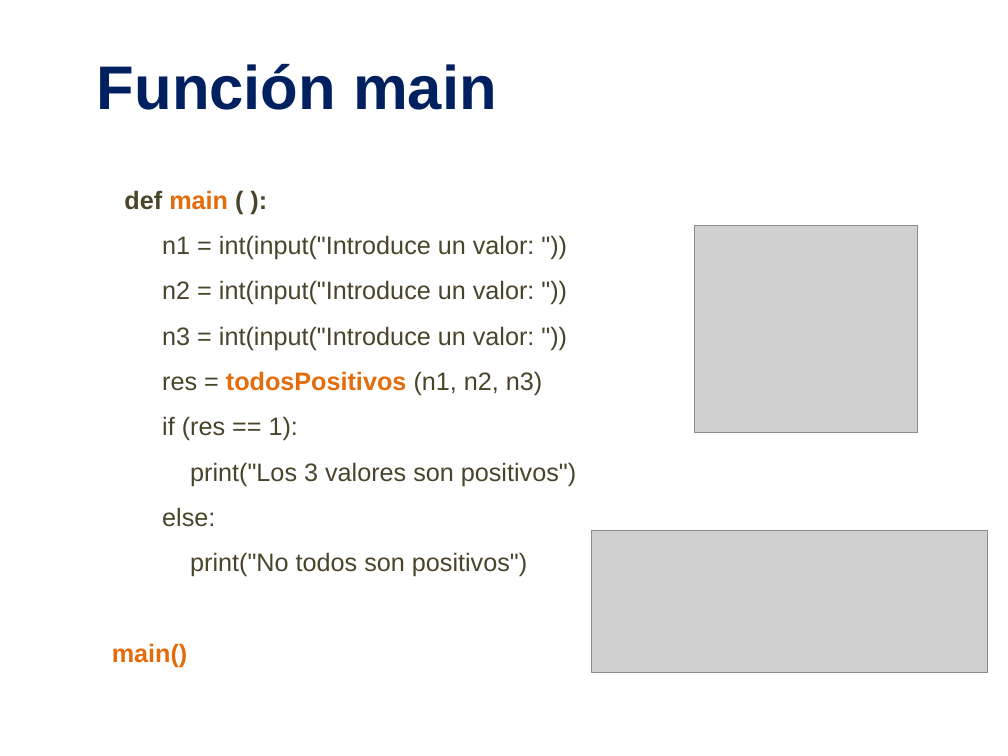
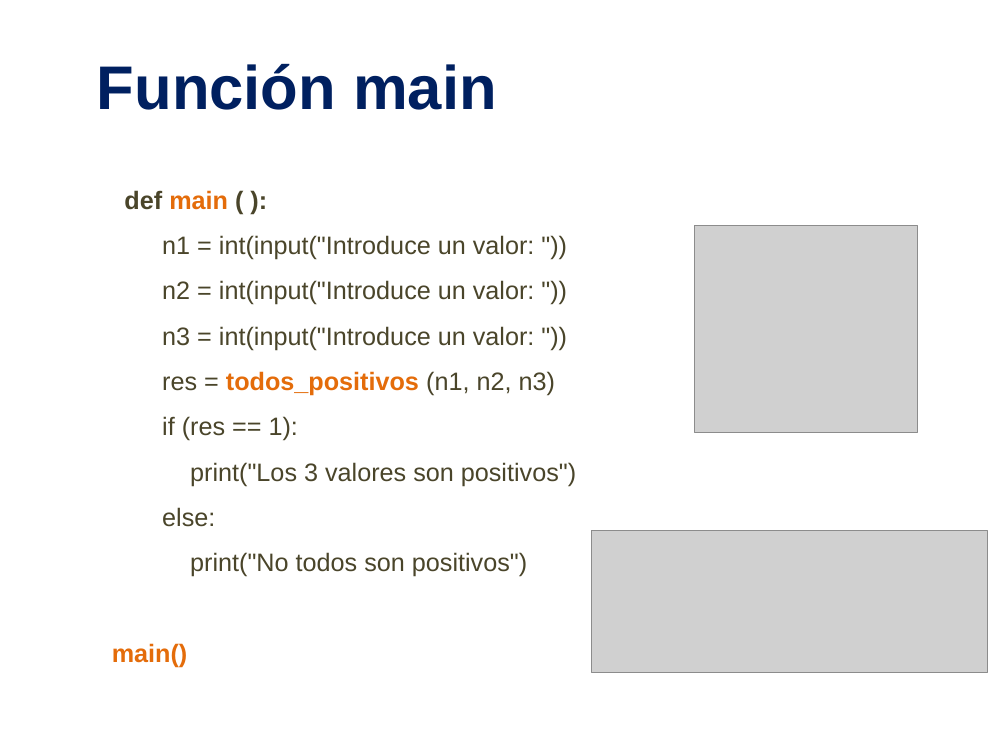
Before and after one commit to lizetheP/PensamientoC, a slide deck: slide 23 of Calendario2022/presentaciones/6_Funciones.pptx. Drawn at 1008x756 pixels with LibreOffice and Linux fonts; fonts in the diff are those of the drawing; grey boxes stand for pictures. Boxes give left, top, right and bottom in pixels: in the first picture for what was removed or moved away, otherwise in the second. Text is boxed around its words. In the diff, an @@ line names an element or a change of style, - is before the commit and + after.

```diff
--- a/Calendario2022/presentaciones/6_Funciones.pptx
+++ b/Calendario2022/presentaciones/6_Funciones.pptx
@@ text at box(162, 371, 555, 396): text changed; text colour #4A452A to #E46C0A; bold on @@
-    res = todosPositivos (n1, n2, n3)
+    res = todos_positivos (n1, n2, n3)
```
Also in this commit, not shown: 6 other slides changed, 5 other files.
